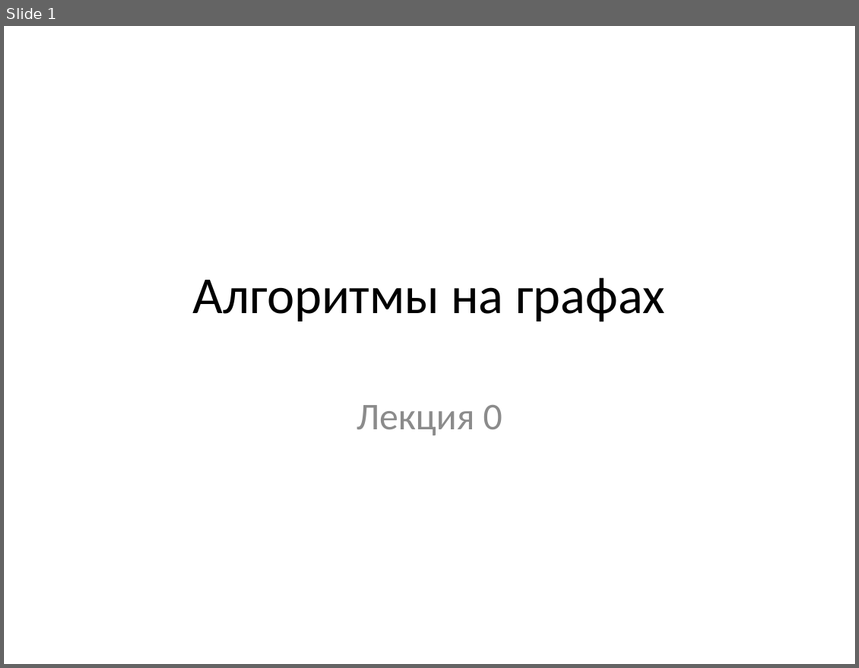
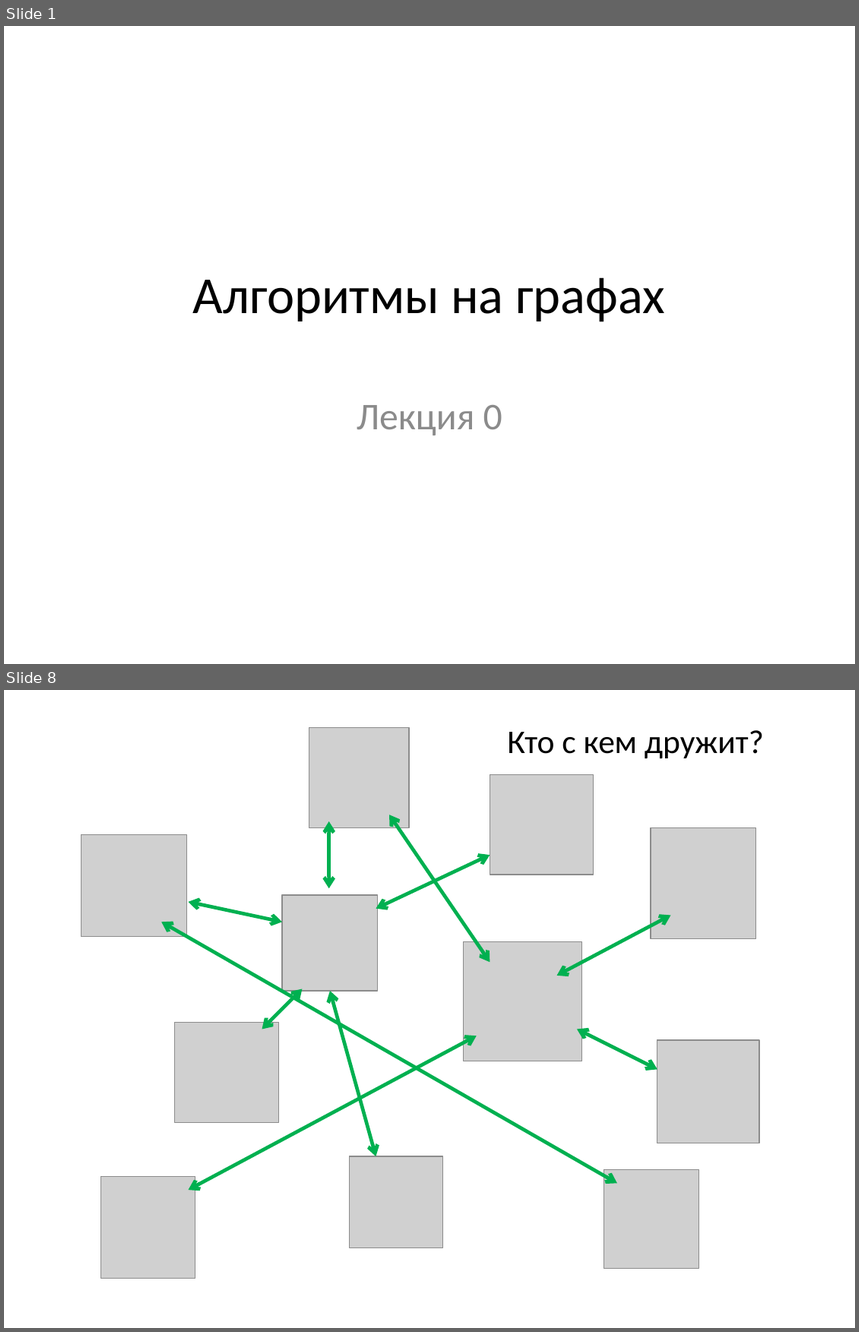
Before and after one commit to SteinbergOB/ANG, a slide deck: Презентации/Лекция 0.pptx. Shown one above the other, each under a label of ours: slide 1 before the commit, slides 1 and 8 after it; the slides between them are not shown. The pictures are 859x668 and 859x1332 pixels, drawn with LibreOffice and Linux fonts; fonts in the diff are those of the drawing; grey boxes stand for pictures. Boxes give left, top, right and bottom in pixels: in the first picture for what was removed or moved away, otherwise in the second. Text is boxed around its words. In the diff, an @@ line names an element or a change of style, - is before the commit and + after.

```diff
--- a/Презентации/Лекция 0.pptx
+++ b/Презентации/Лекция 0.pptx
@@ slide 8 added at box(4, 690, 855, 1328), background #FFFFFF @@
@@ picture added at box(309, 727, 409, 828) @@
@@ text added at box(507, 730, 764, 758), 28 pt, text #000000 @@
+Кто с кем дружит?
@@ picture added at box(490, 774, 594, 875) @@
@@ double arrow added from (329, 822) to (329, 888), #00B050 3 pt @@
@@ double arrow added from (490, 962) to (389, 815), #00B050 3 pt @@
@@ picture added at box(82, 834, 187, 937) @@
@@ picture added at box(651, 828, 756, 939) @@
@@ double arrow added from (376, 909) to (490, 855), #00B050 3 pt @@
@@ double arrow added from (189, 902) to (282, 923), #00B050 3 pt @@
@@ picture added at box(282, 895, 378, 990) @@
@@ double arrow added from (557, 976) to (671, 916), #00B050 3 pt @@
@@ double arrow added from (617, 1184) to (161, 923), #00B050 3 pt @@
@@ picture added at box(463, 942, 582, 1061) @@
@@ double arrow added from (262, 1030) to (302, 989), #00B050 3 pt @@
@@ double arrow added from (330, 991) to (376, 1157), #00B050 3 pt @@
@@ picture added at box(175, 1023, 279, 1123) @@
@@ double arrow added from (658, 1070) to (577, 1030), #00B050 3 pt @@
@@ double arrow added from (477, 1036) to (189, 1191), #00B050 3 pt @@
@@ picture added at box(658, 1040, 760, 1144) @@
@@ picture added at box(350, 1157, 443, 1248) @@
@@ picture added at box(101, 1177, 195, 1279) @@
@@ picture added at box(604, 1170, 699, 1269) @@
```
Also in this commit, not shown: 2 slides changed, 63 other slides added, 4 slides removed, 2 other files.
